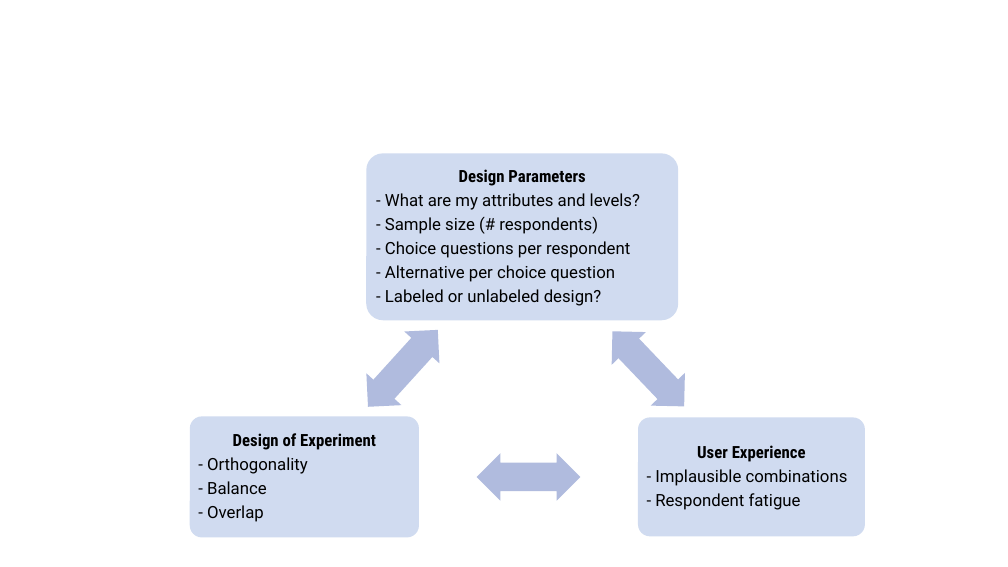
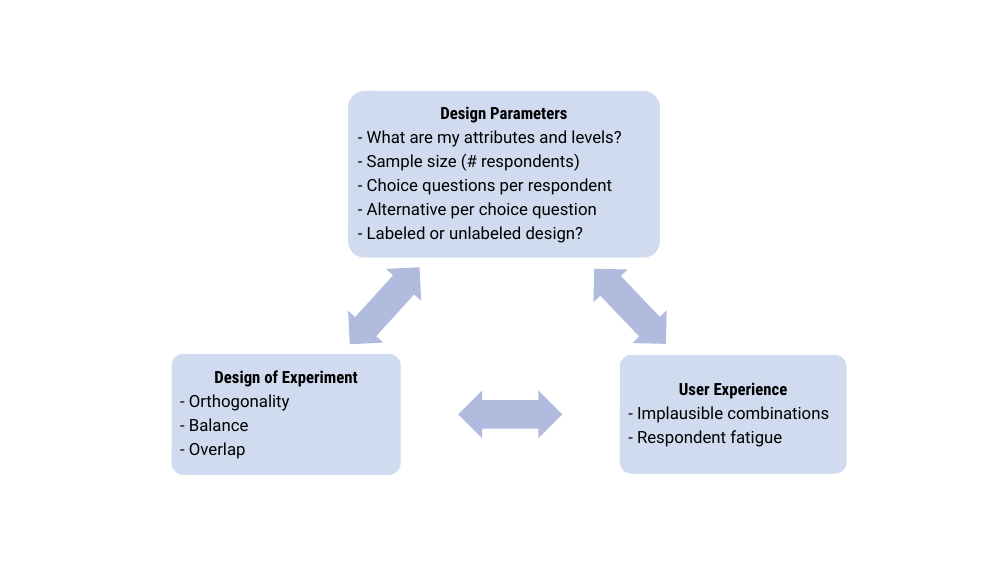
Before and after one commit to jhelvy/2022-sawtooth-conf, a slide deck: slide 1 of images/images.pptx. Drawn at 1008x567 pixels with LibreOffice and Linux fonts; fonts in the diff are those of the drawing. Boxes give left, top, right and bottom in pixels: in the first picture for what was removed or moved away, otherwise in the second. Text is boxed around its words. In the diff, an @@ line names an element or a change of style, - is before the commit and + after.

```diff
--- a/images/images.pptx
+++ b/images/images.pptx
@@ 3 left right arrows, 2 texts, 1 rounded rectangle: place and size @@
-3 left right arrows, 2 texts, 1 rounded rectangle at (207, 169, 865, 536)
+3 left right arrows, 2 texts, 1 rounded rectangle at (189, 106, 847, 473)
@@ 2 rounded rectangles, 1 text: place and size @@
-2 rounded rectangles, 1 text at (190, 154, 848, 538)
+2 rounded rectangles, 1 text at (172, 91, 829, 475)
```
Also in this commit, not shown: 8 slides added, 15 other files.
